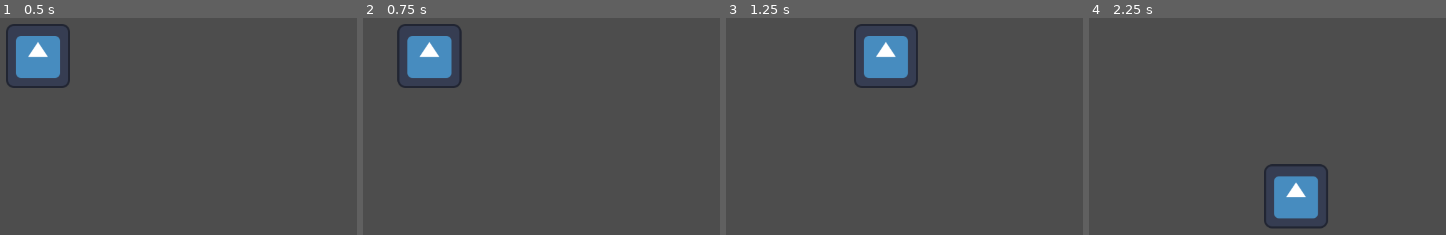
Above: before the commit, frames 1-4 (left to right).
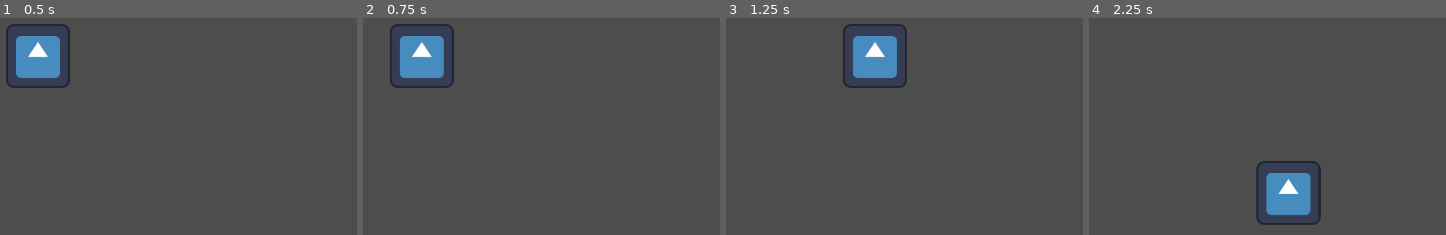
Above: after the commit, the same moments.

Repository: hugorocha05/A-Torre_Demo
Game: Godot game, scene res://Scenes/root.tscn
Two runs of this game, one before a commit and one after it. Both use one fixed random seed, a clock stepped at 60 frames per second and the inputs below. The engine's default icon, where the game draws it, is replaced by a stand-in: a white triangle on a blue panel in a dark square.
Inputs:
- Up to frame 1 (0.5 s): no input
- Up to frame 2 (0.75 s): tap Enter at 0.5 s; hold D (Move Right) from 0.53 s (still down)
- Up to frame 3 (1.25 s): keep holding D (Move Right)
- Up to frame 4 (2.25 s): release D (Move Right) at 1.28 s; hold S (Move Down) 1.28-2.03 s; hold D (Move Right) from 2.03 s (still down)

Frame 1 is identical in both runs. In frame 2, 2.0% of the frame differs, in the area x 7-28%, y 2-33%; in frame 3, 2.2%; in frame 4, 2.9%, in the area x 46-67%, y 65-97%.

Commit message:
Code update and cleaning for Player.gd

Diff:
--- a/A Torre - Demo/Scripts/Player.gd
+++ b/A Torre - Demo/Scripts/Player.gd
@@ -1,31 +1,35 @@
 extends CharacterBody2D
 
-var player_max_speed := 300.0  # Speed of the player-character, can be changed
-var player_acceleration := 15.0
+# ----------------------------
+# Character variables
+# ----------------------------
+var max_speed := 300.0  # Max speed that the player-character can achieve
+var acceleration := 8.0  # Acceleration value of the player-character, permits smooth movement
+var input_vector := Vector2.ZERO  # The input vector is a Vector2 I'm using to determine the direction of movement with x and y values ranging from -1 to 1. Ex: (-1, 0) means the input vector is "moving left" and (0, 1) means it's "moving down"
 
-func update_velocity(delta):  # Basic player-character movement
+# ----------------------------
+# Movement
+# ----------------------------
+func get_input_vector() -> void:
+	# Get input actions
+	input_vector = Input.get_vector("Move Left", "Move Right", "Move Up", "Move Down")  # get_vector() returns a result input vector from the 4 directional input strengths, the input actions follow this order: negative x, positive x, negative y, positive y. It is essentially the same as creating 4 if statements and manually changing the input vector value depending on the direction. This result vector is already normalized so we don't have to do it manually. We normalize the input vector to prevent uneven movement when going diagonally
 
-	var input_vector := Vector2.ZERO  # Resets input_vector
-
-	# Get input actions
-	input_vector.x = Input.get_axis("Move Left", "Move Right")
-	input_vector.y = Input.get_axis("Move Up", "Move Down")
-
-	if input_vector != Vector2.ZERO:
-		input_vector = input_vector.normalized()  # We normalize the input vector to prevent uneven movement when going diagonally
-		apply_acceleration(input_vector, delta)
+func update_velocity(delta: float) -> void:
+	if input_vector != Vector2.ZERO:  # If there are movement inputs
+		apply_acceleration(delta)
 	else:
 		apply_friction(delta)
 
-func apply_friction(delta):
-	velocity = velocity.lerp(Vector2.ZERO, Globals.FRICTION * delta)  # lerp gradually brings velocity from the current value to a null vector in increments according to the FRICTION value, creating a deceleration effect. We multiply by delta so the movement is frame independent
+func apply_acceleration(delta: float) -> void:
+	velocity = velocity.lerp(input_vector * max_speed, acceleration * delta)  # lerp gradually brings the velocity from the current value to the player-character's max speed in increments according to the player's acceleration, creating an acceleration effect. We multiply by delta so the movement is frame independent
 
-func apply_acceleration(input_vector: Vector2, delta):
-	velocity = velocity.lerp(input_vector * player_max_speed, player_acceleration * delta)  # lerp gradually brings the velocity from the current value to the player-character's max speed in increments according to the player's acceleration, creating an acceleration effect. We multiply by delta so the movement is frame independent
+func apply_friction(delta: float) -> void:
+	velocity = velocity.lerp(Vector2.ZERO, Globals.FRICTION * delta)  # lerp gradually brings velocity from the current value to a null vector in increments according to the FRICTION value, creating a deceleration effect. We multiply by delta so the movement is frame independent. Globals is the name of my singleton/autoload script that contains all the global/environmental variables (check Globals.gd)
 
-func _physics_process(delta):
-	update_velocity(delta)  # 8-Directional Movement
-
-	print(velocity)
-
+# ----------------------------
+# Processing
+# ----------------------------
+func _physics_process(delta: float) -> void:
+	get_input_vector()
+	update_velocity(delta)
 	move_and_slide()  # Godot's built-in movement function, moves character based on the 'velocity' attribute
